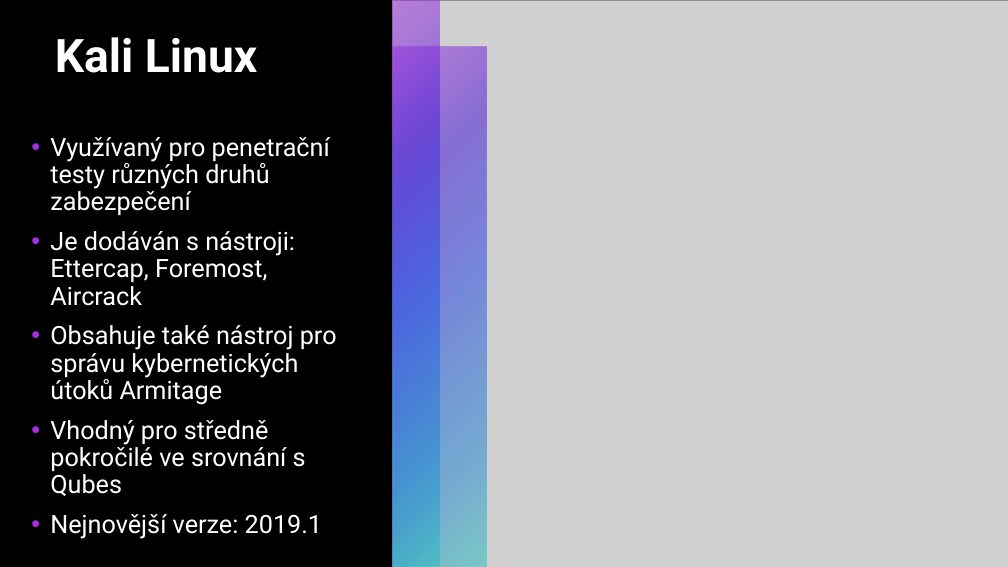
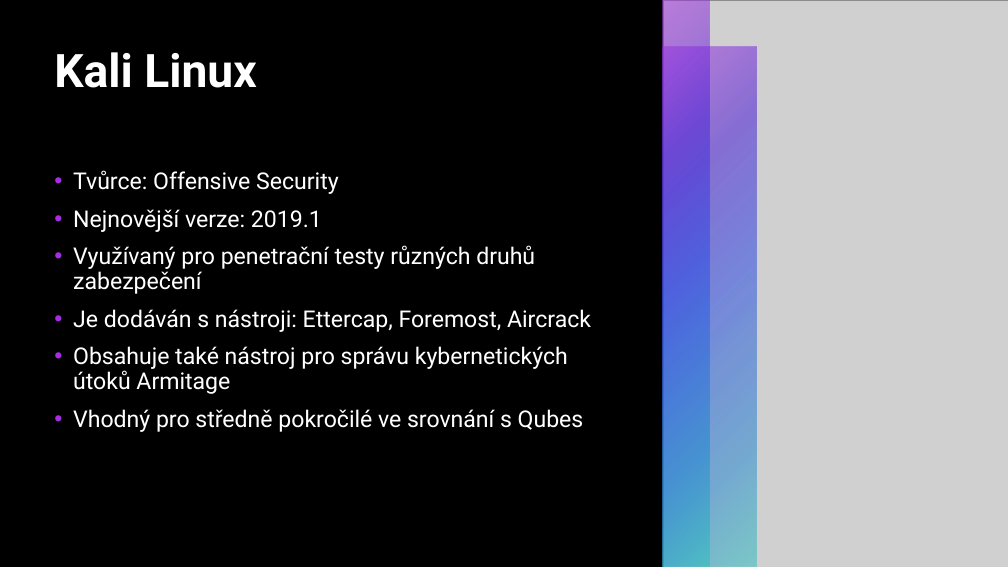
Before and after one commit to RadRoz12/Linux, a slide deck: slide 17 of Linux.pptx. Drawn at 1008x567 pixels with LibreOffice and Linux fonts; fonts in the diff are those of the drawing; grey boxes stand for pictures. Boxes give left, top, right and bottom in pixels: in the first picture for what was removed or moved away, otherwise in the second. Text is boxed around its words. In the diff, an @@ line names an element or a change of style, - is before the commit and + after.

```diff
--- a/Linux.pptx
+++ b/Linux.pptx
@@ picture: place and size @@
-picture at box(392, 0, 1008, 567)
+picture at box(663, 0, 1008, 567)
@@ rectangle: place and size @@
-rectangle at box(392, 0, 439, 567)
+rectangle at box(663, 0, 710, 567)
@@ title "Kali Linux": place and size @@
-title "Kali Linux" at box(55, 37, 257, 73)
+title "Kali Linux" at box(54, 52, 256, 88)
@@ rectangle: place and size @@
-rectangle at box(392, 47, 486, 567)
+rectangle at box(663, 47, 757, 567)
@@ text "Tvůrce: Offensive Security": place and size @@
-text "Tvůrce: Offensive Security" at box(50, 137, 337, 539)
+text "Tvůrce: Offensive Security" at box(73, 170, 591, 432)
@@ text at box(73, 170, 339, 232): paragraphs added @@
+• Tvůrce: Offensive Security
+• Nejnovější verze: 2019.1
@@ text at box(73, 245, 591, 432): size 24 to 22 pt in "Využívaný pro penetrační testy různých druhů zabezpečení", "Je dodáván s nástroji: Ettercap, Foremost, Aircrack", "Obsahuje také nástroj pro správu kybernetických útoků ...", "Vhodný pro středně pokročilé ve srovnání s ..." @@
@@ text at box(50, 514, 322, 539): paragraph removed @@
-• Nejnovější verze: 2019.1
```
Also in this commit, not shown: 9 other slides changed, 2 slides added, 2 slides removed.
